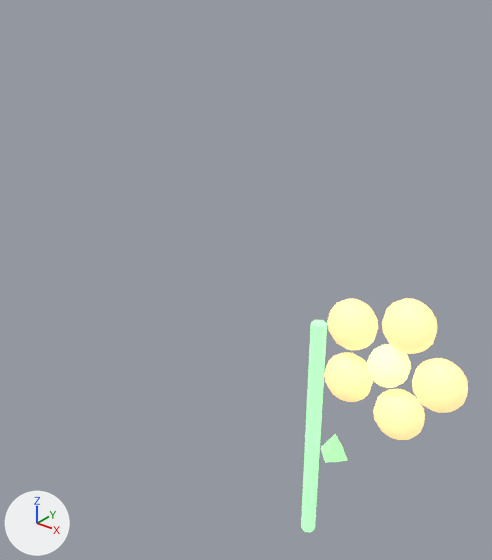
Renders of the glTF model assets/procedural/pretty/flower_3.glb from each side of a commit.
Rendered twice from a camera (50 mm lens) standing at (0.459, -0.543, 0.69) and looking at (-0.072, 0.12, 0.278). Arrows for +X, +Y and +Z are at lower left; the lights stay in place. The first picture is the older version. Where no turn or scale is listed for an object, it has been applied to the vertices. Vertices at exactly the same position are counted once.

Script lines for the objects in view, before the commit:
```python
ob_center = bpy.data.objects.new('center', me_球体_157)
ob_center.location = (0.0, 0.45, 0.0)
ob_leaf = bpy.data.objects.new('leaf', me_锥体_016)
ob_leaf.location = (0.04, 0.2, 0.0)
ob_petal_0 = bpy.data.objects.new('petal_0', me_球体_152)
ob_petal_0.location = (0.1, 0.45, 0.0)
ob_petal_1 = bpy.data.objects.new('petal_1', me_球体_153)
ob_petal_1.location = (0.031, 0.45, 0.095)
ob_petal_2 = bpy.data.objects.new('petal_2', me_球体_154)
ob_petal_2.location = (-0.081, 0.45, 0.059)
ob_petal_3 = bpy.data.objects.new('petal_3', me_球体_155)
ob_petal_3.location = (-0.081, 0.45, -0.059)
ob_petal_4 = bpy.data.objects.new('petal_4', me_球体_156)
ob_petal_4.location = (0.031, 0.45, -0.095)
ob_stem = bpy.data.objects.new('stem', me_柱体_006)
ob_stem.location = (0.0, 0.2, 0.0)
```
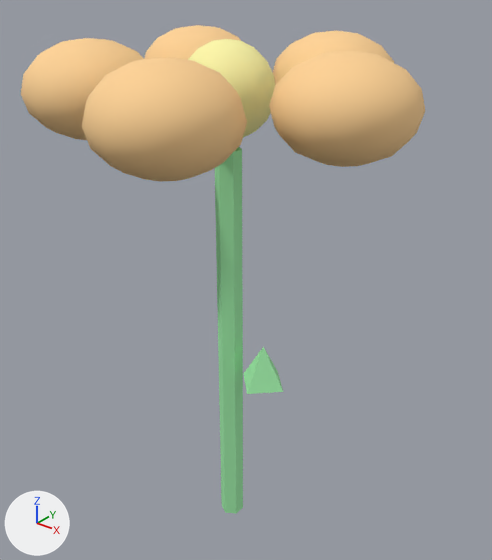
Where the newer file only moved an object's origin or applied its transform, the numbers keep the older frame.

Changed parts and their boxes [x1, y1, x2, y2] in the pictures (492 x 560 px):
'petal_4', recoloured, surface changed, moved, rescaled (213% wider, 140% taller)
    before: [373, 389, 425, 440]
    after: [82, 58, 247, 182]
'petal_0', recoloured, surface changed, moved, rescaled (175% wider, 109% taller)
    before: [412, 358, 468, 413]
    after: [269, 51, 425, 167]
'stem', recoloured, surface changed, moved, rescaled (7% wider, 73% taller)
    before: [301, 320, 327, 532]
    after: [215, 147, 243, 514]
'petal_3', recoloured, surface changed, moved, rescaled
    before: [324, 352, 373, 402]
    after: [21, 38, 144, 140]
'center', recoloured, surface changed, moved, rescaled
    before: [367, 344, 411, 388]
    after: [188, 39, 275, 137]
'petal_1', recoloured, surface changed, moved, rescaled
    before: [382, 298, 437, 354]
    after: [273, 31, 394, 85]
'petal_2', recoloured, surface changed, moved, rescaled
    before: [327, 298, 378, 350]
    after: [145, 25, 241, 60]
'leaf', recoloured, surface changed, moved, rescaled (46% wider, 60% taller)
    before: [321, 434, 348, 463]
    after: [243, 347, 283, 394]

Patch to the scene script:
```diff
--- a/assets/procedural/pretty/flower_3.glb.py
+++ b/assets/procedural/pretty/flower_3.glb.py
@@ mat_flower_stem_3 @@
 mat_flower_stem_3.base_color = (0.35, 0.85, 0.4)  # green #a0edaa
-mat_flower_stem_3.emission_color = (0.35, 0.85, 0.4)  # green #a0edaa
-mat_flower_stem_3.emission_strength = 1.0
@@ mat_flower_petal_3 @@
 mat_flower_petal_3.base_color = (1.0, 0.65, 0.3)  # beige #ffd395
-mat_flower_petal_3.emission_color = (1.0, 0.65, 0.3)  # beige #ffd395
-mat_flower_petal_3.emission_strength = 1.0
@@ mat_flower_center_3 @@
 mat_flower_center_3.base_color = (1.0, 0.95, 0.4)  # beige #fff9aa
-mat_flower_center_3.emission_color = (1.0, 0.95, 0.4)  # beige #fff9aa
-mat_flower_center_3.emission_strength = 1.0
@@ me_柱体_006 @@
-me_柱体_006.from_pydata(...)  # 12 vertices, 20 faces; spans x -0.01..0.01, y -0.012..0.012, z -0.2..0.2
+me_柱体_006.from_pydata(...)  # 12 vertices, 20 faces; spans x -0.013..0.013, y -0.015..0.015, z -0.25..0.25
+# me_柱体_006 part 1: the whole mesh is scaled about its middle by 1.25
 me_柱体_006.materials.append(mat_flower_stem_3)
@@ me_锥体_016 @@
-me_锥体_016.from_pydata(...)  # 5 vertices, 6 faces; spans x -0.025..0.025, y -0.025..0.025, z -0.02..0.02
+me_锥体_016.from_pydata(...)  # 5 vertices, 6 faces; spans x -0.03..0.03, y -0.03..0.03, z -0.025..0.025
+# me_锥体_016 part 2: the whole mesh is scaled about its middle by (1.2, 1.2, 1.25)
 me_锥体_016.materials.append(mat_flower_leaf_3)
@@ me_球体_152 @@
-me_球体_152.from_pydata(...)  # 86 vertices, 168 faces; spans x -0.05..0.05, y -0.04..0.04, z -0.05..0.05
+me_球体_152.from_pydata(...)  # 86 vertices, 168 faces; spans x -0.03..0.11, y -0.52..-0.38, z 0.51..0.61
+# me_球体_152 part 3: the whole mesh is scaled about its middle by (1.4, 1.75, 1), then moved by (0.04, -0.45, 0.56)
 me_球体_152.materials.append(mat_flower_petal_3)
@@ me_球体_153 @@
-me_球体_153.from_pydata(...)  # 86 vertices, 168 faces; spans x -0.05..0.05, y -0.04..0.04, z -0.05..0.05
+me_球体_153.from_pydata(...)  # 86 vertices, 168 faces; spans x -0.0576..0.0824, y -0.3869..-0.2469, z 0.4149..0.5149
+# me_球体_153 part 4: the whole mesh is scaled about its middle by (1.4, 1.75, 1), then moved by (0.0124, -0.3169, 0.4649)
 me_球体_153.materials.append(mat_flower_petal_3)
@@ me_球体_154 @@
-me_球体_154.from_pydata(...)  # 86 vertices, 168 faces; spans x -0.05..0.05, y -0.04..0.04, z -0.05..0.05
+me_球体_154.from_pydata(...)  # 86 vertices, 168 faces; spans x -0.1024..0.0376, y -0.4377..-0.2977, z 0.4512..0.5512
+# me_球体_154 part 5: the whole mesh is scaled about its middle by (1.4, 1.75, 1), then moved by (-0.0324, -0.3677, 0.5012)
 me_球体_154.materials.append(mat_flower_petal_3)
@@ me_球体_155 @@
-me_球体_155.from_pydata(...)  # 86 vertices, 168 faces; spans x -0.05..0.05, y -0.04..0.04, z -0.05..0.05
+me_球体_155.from_pydata(...)  # 86 vertices, 168 faces; spans x -0.1024..0.0376, y -0.6023..-0.4623, z 0.5688..0.6688
+# me_球体_155 part 6: the whole mesh is scaled about its middle by (1.4, 1.75, 1), then moved by (-0.0324, -0.5323, 0.6188)
 me_球体_155.materials.append(mat_flower_petal_3)
@@ me_球体_156 @@
-me_球体_156.from_pydata(...)  # 86 vertices, 168 faces; spans x -0.05..0.05, y -0.04..0.04, z -0.05..0.05
+me_球体_156.from_pydata(...)  # 86 vertices, 168 faces; spans x -0.0576..0.0824, y -0.6532..-0.5132, z 0.6051..0.7051
+# me_球体_156 part 7: the whole mesh is scaled about its middle by (1.4, 1.75, 1), then moved by (0.0124, -0.5832, 0.6551)
 me_球体_156.materials.append(mat_flower_petal_3)
@@ me_球体_157 @@
-me_球体_157.from_pydata(...)  # 110 vertices, 216 faces; spans x -0.04..0.04, y -0.04..0.04, z -0.04..0.04
+me_球体_157.from_pydata(...)  # 110 vertices, 216 faces; spans x -0.05..0.05, y -0.5..-0.4, z 0.51..0.61
+# me_球体_157 part 8: the whole mesh is scaled about its middle by 1.25, then moved by (0.0, -0.45, 0.56)
 me_球体_157.materials.append(mat_flower_center_3)
@@ ob_stem @@
 ob_stem = bpy.data.objects.new('stem', me_柱体_006)
-ob_stem.location = (0.0, 0.2, 0.0)
+ob_stem.location = (0.0, 0.0, 0.25)
@@ ob_leaf @@
 ob_leaf = bpy.data.objects.new('leaf', me_锥体_016)
-ob_leaf.location = (0.04, 0.2, 0.0)
+ob_leaf.location = (0.05, 0.0, 0.25)
```
